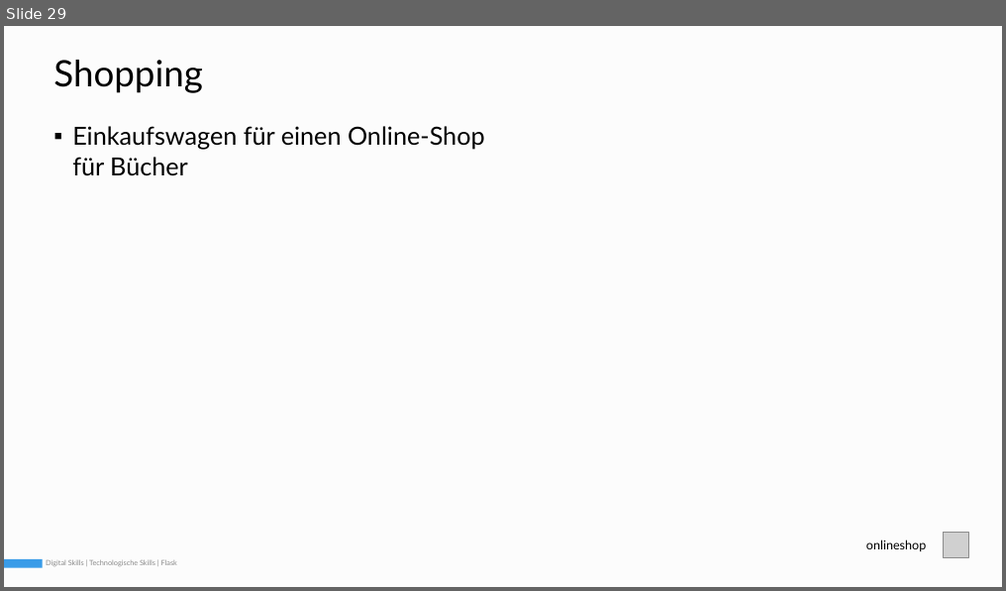
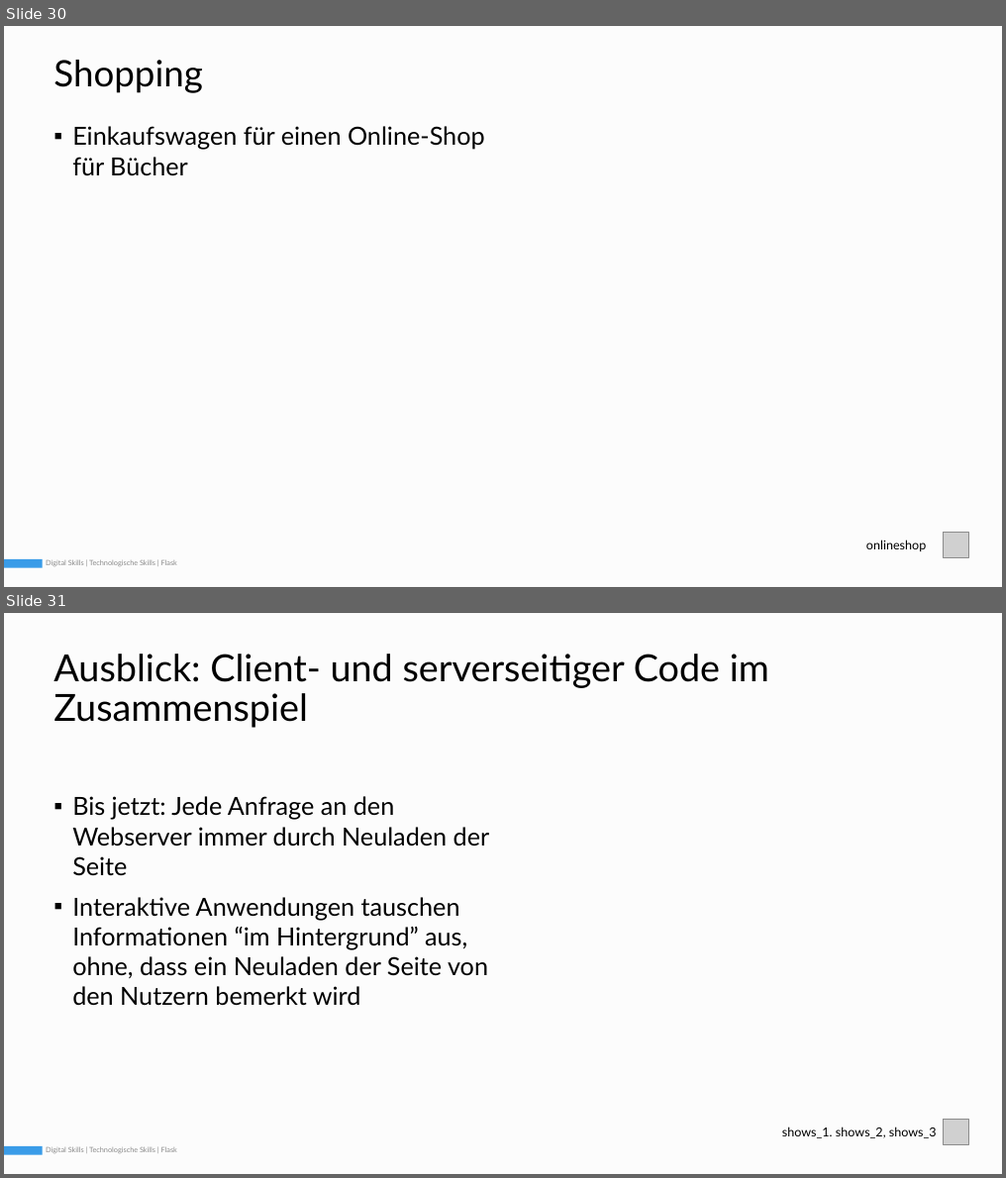
Before and after one commit to Simple-codinger/digitalskills, a slide deck: semester1_technology_skills/09_flask/slides/DigitalSkills_01_08_Flask_220726_v1.pptx. Shown one above the other, each under a label of ours: slide 29 before the commit, slides 30 and 31 after it. The pictures are 1006x591 and 1006x1178 pixels, drawn with LibreOffice and Linux fonts; fonts in the diff are those of the drawing; grey boxes stand for pictures. Boxes give left, top, right and bottom in pixels: in the first picture for what was removed or moved away, otherwise in the second. Text is boxed around its words. In the diff, an @@ line names an element or a change of style, - is before the commit and + after.

```diff
--- a/semester1_technology_skills/09_flask/slides/DigitalSkills_01_08_Flask_220726_v1.pptx
+++ b/semester1_technology_skills/09_flask/slides/DigitalSkills_01_08_Flask_220726_v1.pptx
@@ slide 31 added at [4, 613, 1002, 1174], background #F0F0F0; not listed: 3 template elements that a slide beside it also shows @@
@@ title added at [54, 654, 769, 728], 36 pt, text #000000 @@
+Ausblick: Client- und serverseitiger Code im Zusammenspiel
@@ text added at [72, 796, 490, 1006], 24 pt, text #000000 @@
+▪ Bis jetzt: Jede Anfrage an den Webserver immer durch Neuladen der Seite
+▪ Interaktive Anwendungen tauschen Informationen “im Hintergrund” aus, ohne, dass ein Neuladen der Seite von den Nutzern bemerkt wird
@@ text added at [782, 1127, 937, 1139], 12 pt, text #000000 @@
+shows_1. shows_2, shows_3
@@ picture added at [944, 1119, 969, 1145] @@
@@ what was slide 29 is now slide 30 @@
```
Also in this commit, not shown: 4 slides changed, 1 other slide added, 19 other files.
